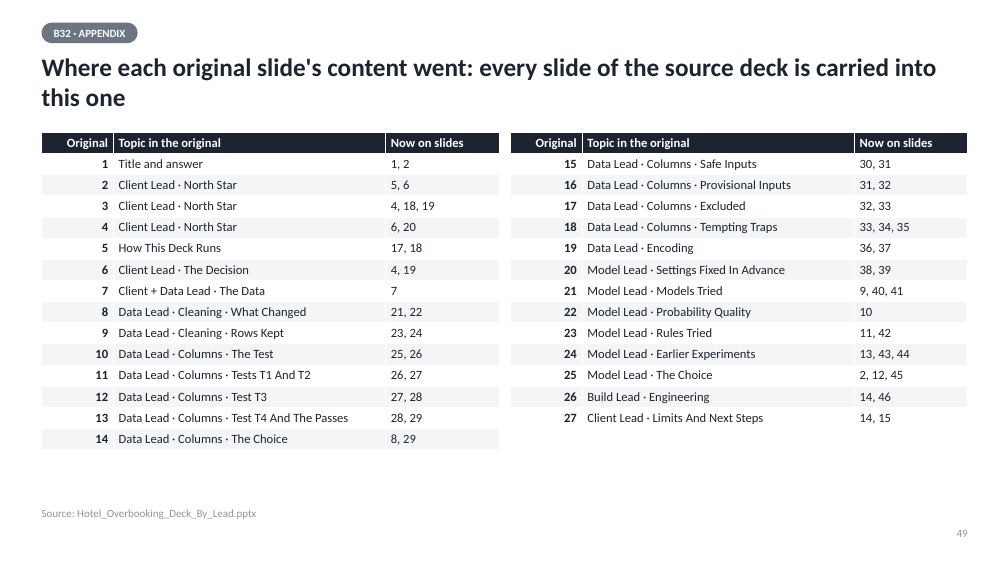
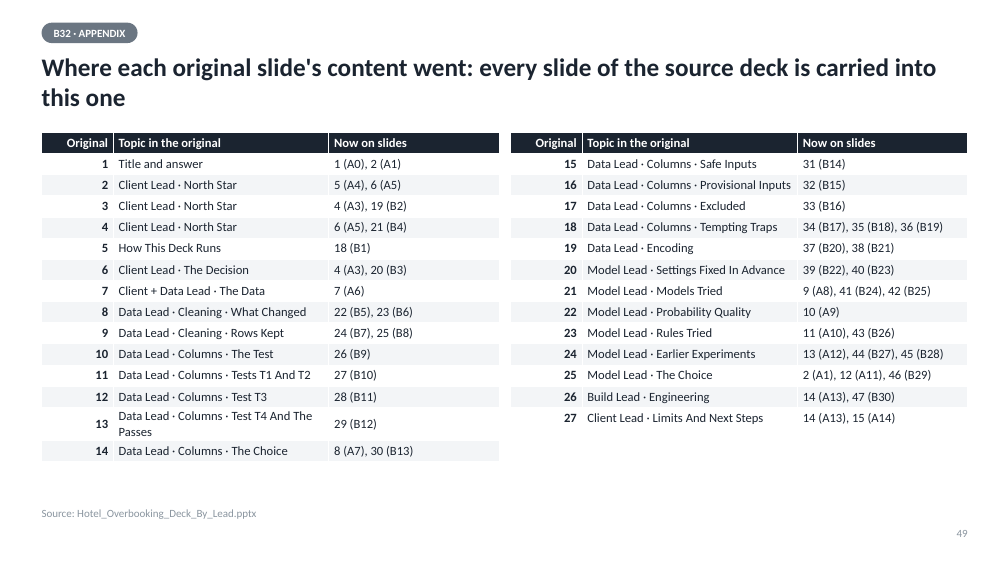
Before and after one commit to rohitpandeyai-star/IIT_GN_W06, a slide deck: slide 49 of Hotel_Overbooking_Executive_Deck.pptx. Drawn at 1008x567 pixels with LibreOffice and Linux fonts; fonts in the diff are those of the drawing. Boxes give left, top, right and bottom in pixels: in the first picture for what was removed or moved away, otherwise in the second. Text is boxed around its words. In the diff, an @@ line names an element or a change of style, - is before the commit and + after.

Commit message:
Improve executive deck layout and mapping
Refine chart, table, and text sizing to improve slide readability, and generate the original-to-executive slide mapping from slide codes for consistent references.

```diff
--- a/Hotel_Overbooking_Executive_Deck.pptx
+++ b/Hotel_Overbooking_Executive_Deck.pptx
@@ table at [42, 132, 499, 461] @@
-row 2, column 3: 1, 2
+row 2, column 3: 1 (A0), 2 (A1)
-row 3, column 3: 5, 6
+row 3, column 3: 5 (A4), 6 (A5)
-row 4, column 3: 4, 18, 19
+row 4, column 3: 4 (A3), 19 (B2)
-row 5, column 3: 6, 20
+row 5, column 3: 6 (A5), 21 (B4)
-row 6, column 3: 17, 18
+row 6, column 3: 18 (B1)
-row 7, column 3: 4, 19
+row 7, column 3: 4 (A3), 20 (B3)
-row 8, column 3: 7
+row 8, column 3: 7 (A6)
-row 9, column 3: 21, 22
+row 9, column 3: 22 (B5), 23 (B6)
-row 10, column 3: 23, 24
+row 10, column 3: 24 (B7), 25 (B8)
-row 11, column 3: 25, 26
+row 11, column 3: 26 (B9)
-row 12, column 3: 26, 27
+row 12, column 3: 27 (B10)
-row 13, column 3: 27, 28
+row 13, column 3: 28 (B11)
-row 14, column 3: 28, 29
+row 14, column 3: 29 (B12)
-row 15, column 3: 8, 29
+row 15, column 3: 8 (A7), 30 (B13)
@@ table at [510, 132, 968, 429] @@
-row 2, column 3: 30, 31
+row 2, column 3: 31 (B14)
-row 3, column 3: 31, 32
+row 3, column 3: 32 (B15)
-row 4, column 3: 32, 33
+row 4, column 3: 33 (B16)
-row 5, column 3: 33, 34, 35
+row 5, column 3: 34 (B17), 35 (B18), 36 (B19)
-row 6, column 3: 36, 37
+row 6, column 3: 37 (B20), 38 (B21)
-row 7, column 3: 38, 39
+row 7, column 3: 39 (B22), 40 (B23)
-row 8, column 3: 9, 40, 41
+row 8, column 3: 9 (A8), 41 (B24), 42 (B25)
-row 9, column 3: 10
+row 9, column 3: 10 (A9)
-row 10, column 3: 11, 42
+row 10, column 3: 11 (A10), 43 (B26)
-row 11, column 3: 13, 43, 44
+row 11, column 3: 13 (A12), 44 (B27), 45 (B28)
-row 12, column 3: 2, 12, 45
+row 12, column 3: 2 (A1), 12 (A11), 46 (B29)
-row 13, column 3: 14, 46
+row 13, column 3: 14 (A13), 47 (B30)
-row 14, column 3: 14, 15
+row 14, column 3: 14 (A13), 15 (A14)
```
Also in this commit, not shown: 14 other slides changed, 7 other files.
